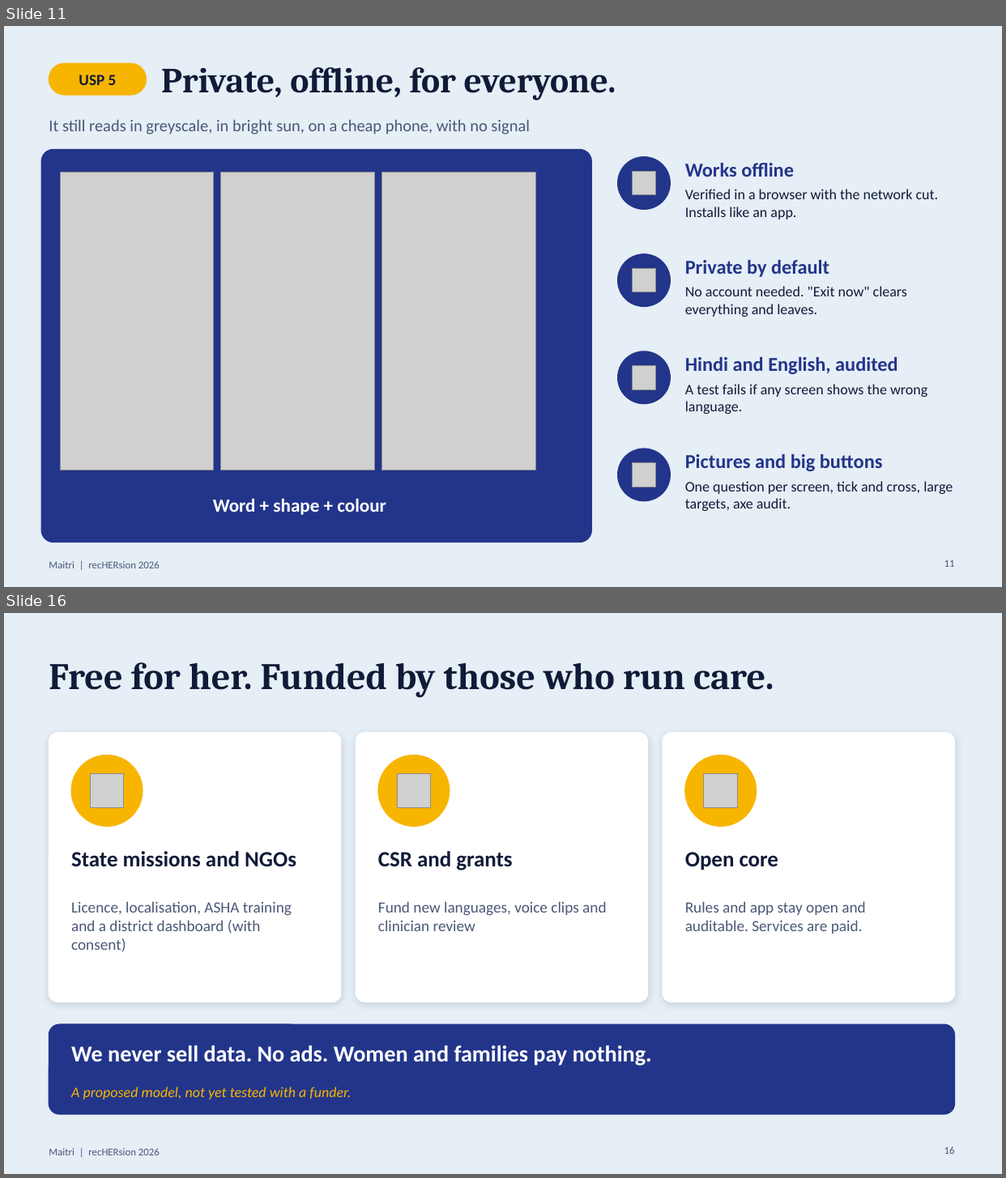
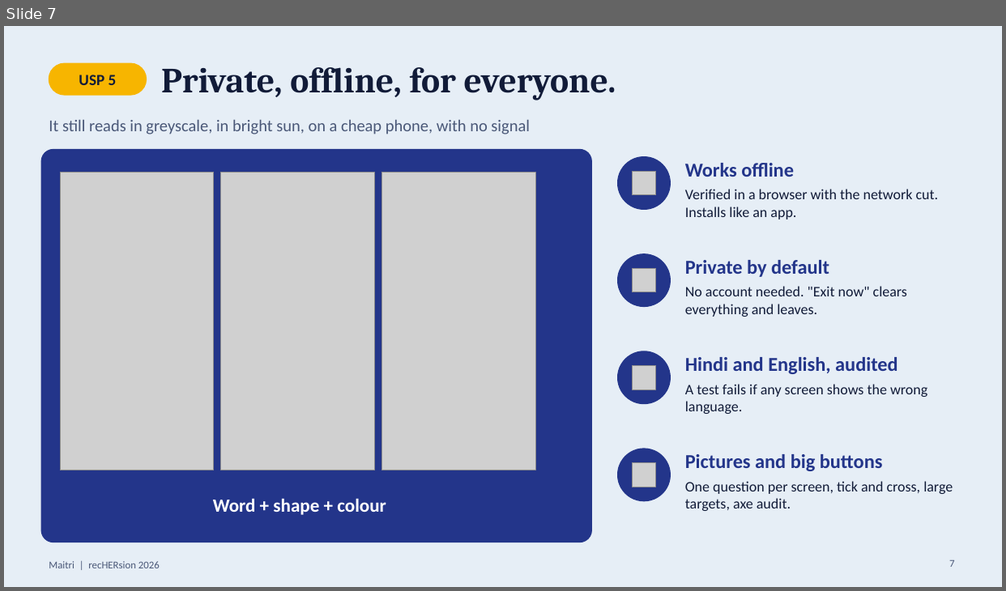
Before and after one commit to aafreenzy/maitri, a slide deck: docs/Maitri-recHERsion-2026-final.pptx. Shown one above the other, each under a label of ours: slides 11 and 16 before the commit, slide 7 after it; the slides between them are not shown. The pictures are 1006x1178 and 1006x591 pixels, drawn with LibreOffice and Linux fonts; fonts in the diff are those of the drawing; grey boxes stand for pictures. Boxes give left, top, right and bottom in pixels: in the first picture for what was removed or moved away, otherwise in the second. Text is boxed around its words. In the diff, an @@ line names an element or a change of style, - is before the commit and + after.

```diff
--- a/docs/Maitri-recHERsion-2026-final.pptx
+++ b/docs/Maitri-recHERsion-2026-final.pptx
@@ slide 16 removed at [4,613,1002,1174], background #E6EEF6; not listed: 1 template element that a slide beside it also shows @@
@@ text removed at [49,662,774,697] @@
-Free for her. Funded by those who run care.
@@ rounded rectangle removed at [49,733,341,1003] @@
@@ rounded rectangle removed at [356,733,648,1003] @@
@@ rounded rectangle removed at [663,733,955,1003] @@
@@ ellipse removed at [71,756,143,826] @@
@@ ellipse removed at [378,756,450,826] @@
@@ ellipse removed at [685,756,756,826] @@
@@ picture removed at [90,774,124,807] @@
@@ picture removed at [397,774,431,807] @@
@@ picture removed at [704,774,738,807] @@
@@ text removed at [71,851,296,867] @@
-State missions and NGOs
@@ text removed at [378,851,512,871] @@
-CSR and grants
@@ text removed at [685,852,778,871] @@
-Open core
@@ text removed at [71,901,292,952] @@
-Licence, localisation, ASHA training and a district dashboard (with consent)
@@ text removed at [378,901,606,931] @@
-Fund new languages, voice clips and clinician review
@@ text removed at [685,901,865,934] @@
-Rules and app stay open and auditable. Services are paid.
@@ rounded rectangle removed at [49,1024,955,1114] @@
@@ text removed at [71,1046,652,1066] @@
-We never sell data. No ads. Women and families pay nothing.
@@ text removed at [71,1087,351,1100] @@
-A proposed model, not yet tested with a funder.
@@ page number removed at [944,1147,955,1154] @@
-16
@@ what was slide 11 is now slide 7 @@
@@ page number at [949,561,954,567]: text changed @@
-11
+7
```
Also in this commit, not shown: 7 slides changed, 8 other slides removed, 4 other files.
